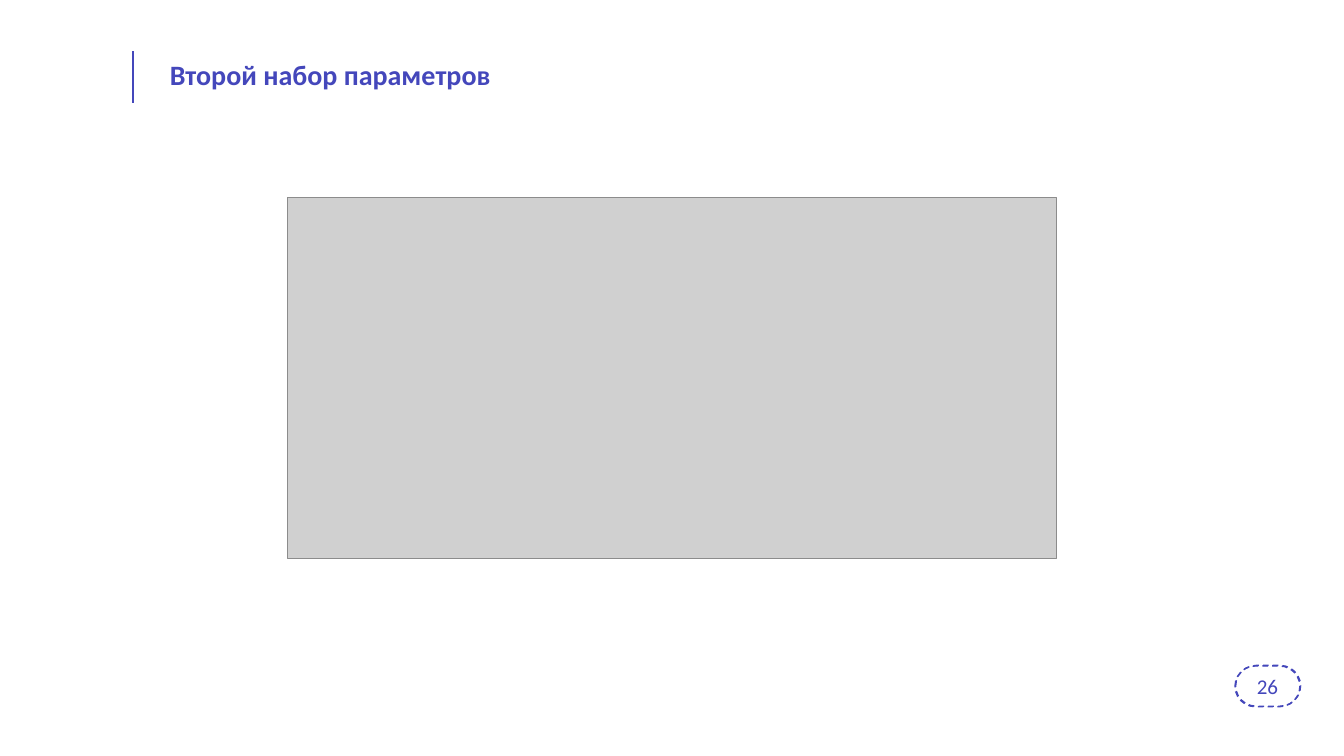
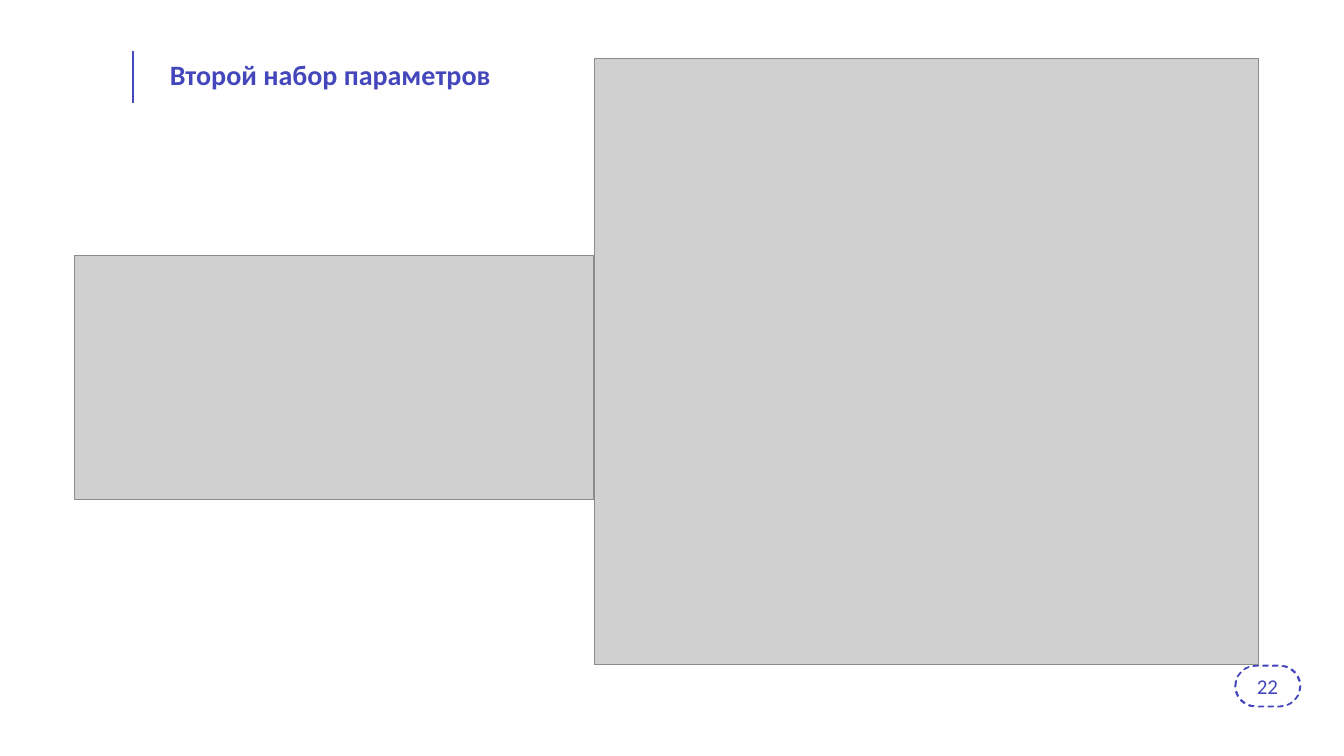
Before and after one commit to PytAZU/Diss, a slide deck: slide 22 of Шаблон_презентации_для_защит_ПИШ.pptx (slide 24 before the commit). Drawn at 1344x756 pixels with LibreOffice and Linux fonts; fonts in the diff are those of the drawing; grey boxes stand for pictures; background and template pictures are left out. Boxes give left, top, right and bottom in pixels: in the first picture for what was removed or moved away, otherwise in the second. Text is boxed around its words. In the diff, an @@ line names an element or a change of style, - is before the commit and + after.

```diff
--- a/Шаблон_презентации_для_защит_ПИШ.pptx
+++ b/Шаблон_презентации_для_защит_ПИШ.pptx
@@ picture added at bbox=[594, 58, 1258, 664] @@
@@ picture: place and size @@
-picture at bbox=[287, 198, 1057, 559]
+picture at bbox=[75, 256, 594, 500]
@@ text at bbox=[1257, 680, 1278, 694]: text changed @@
-26
+22
```
Also in this commit, not shown: 17 other slides changed, 4 slides removed, 1 other file.
